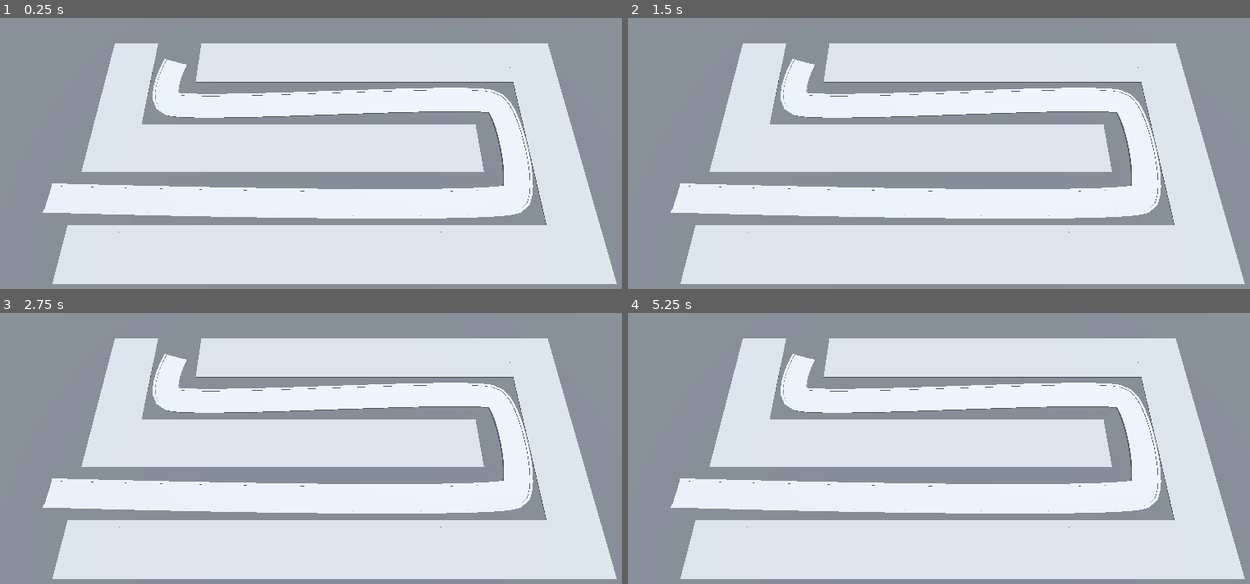
Above: before the commit, frames 1-4 (two rows, left to right).
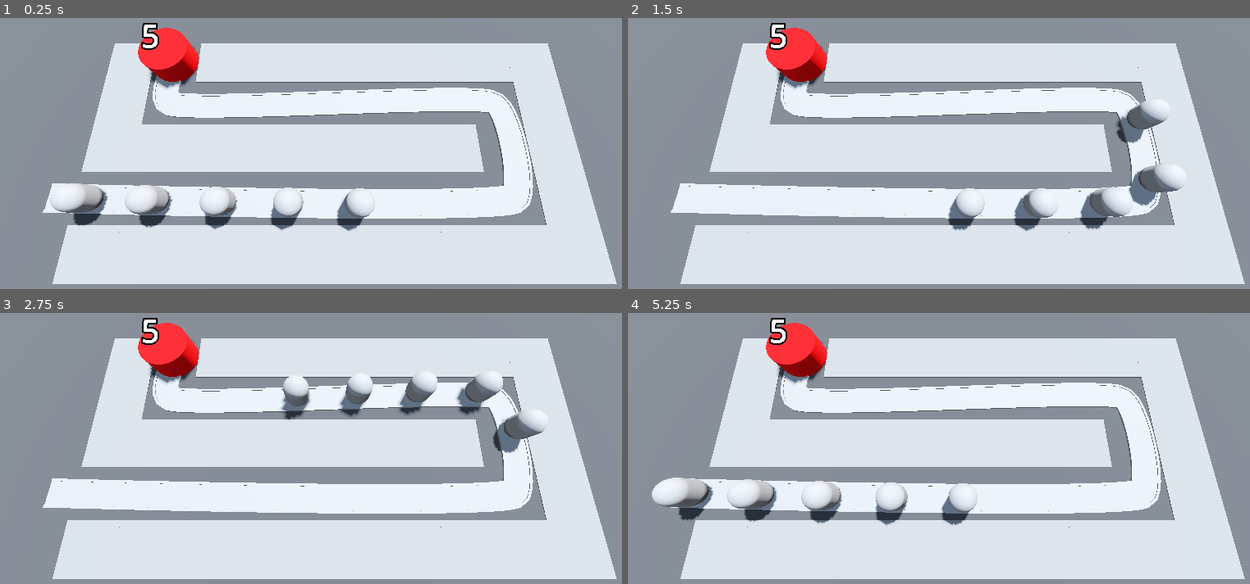
Above: after the commit, the same moments.

Repository: mauricioaraldi/godot-barbara-the-barbarian
Game: Godot game, scene res://base_level.tscn
Two runs of this game, one before a commit and one after it. Both use one fixed random seed, a clock stepped at 60 frames per second and the inputs below. Before the commit the project starts from res://scenes/base_level.tscn.
Inputs (mouse positions are in pixels of both pictures, inside the frame that each line leads up to):
- Up to frame 1 (0.25 s): no input
- Up to frame 2 (1.5 s): move the mouse to (1094, 129) at 0.52 s; move the mouse to (814, 164) at 1.27 s
- Up to frame 3 (2.75 s): move the mouse to (385, 361) at 2.02 s
- Up to frame 4 (5.25 s): move the mouse to (914, 516) at 2.77 s; move the mouse to (1144, 497) at 3.52 s; move the mouse to (752, 386) at 4.27 s; move the mouse to (982, 443) at 5.02 s

The runs differ from the first frame. In frame 1, 4.1% of the frame differs, in the area x 8-61%, y 1-79%; in frame 2, 4.6%, in the area x 22-90%, y 1-79%; in frame 3, 4.6%; in frame 4, 4.4%.

Commit message:
Adding raycast to detect click

Diff:
--- /dev/null
+++ b/base/base.gd
@@ -0,0 +1,20 @@
+extends Node3D
+
+var threshold_health_danger: float = 5
+
+@export var health: float = 5:
+	set(health_in):
+		health = health_in
+		label_3d.text = str(health_in)
+		label_3d.modulate = Color.RED.lerp(Color.WHITE, health / threshold_health_danger)
+
+		if health_in < 1:
+			get_tree().reload_current_scene()
+
+@onready var label_3d: Label3D = $Label3D
+
+func _ready() -> void:
+	label_3d.text = str(health)
+
+func take_damage() -> void:
+	health -= 1;
--- /dev/null
+++ b/base/base.tscn
@@ -0,0 +1,21 @@
+[gd_scene load_steps=3 format=3 uid="uid://87l0q1hoeafb"]
+
+[ext_resource type="Script" path="res://base/base.gd" id="1_wq880"]
+
+[sub_resource type="StandardMaterial3D" id="StandardMaterial3D_u8x7f"]
+albedo_color = Color(0.886275, 0, 0.0196078, 1)
+
+[node name="Base" type="Node3D" groups=["base"]]
+script = ExtResource("1_wq880")
+
+[node name="CSGCylinder3D" type="CSGCylinder3D" parent="."]
+radius = 2.0
+height = 4.0
+sides = 32
+material = SubResource("StandardMaterial3D_u8x7f")
+
+[node name="Label3D" type="Label3D" parent="."]
+transform = Transform3D(1, 0, 0, 0, 1, 0, 0, 0, 1, 0, 3.5, 0)
+billboard = 1
+font_size = 500
+outline_size = 100
--- a/scenes/base_level.tscn
+++ b/base_level.tscn
@@ -1,6 +1,8 @@
-[gd_scene load_steps=7 format=3 uid="uid://o3f783ule25h"]
+[gd_scene load_steps=9 format=3 uid="uid://o3f783ule25h"]
 
-[ext_resource type="MeshLibrary" uid="uid://d3xv6n6ejjrb0" path="res://mesh_libs/SpaceLibrary.tres" id="1_126oi"]
+[ext_resource type="MeshLibrary" uid="uid://d3xv6n6ejjrb0" path="res://mesh_libs/SpaceLibrary.tres" id="1_7gj5o"]
+[ext_resource type="PackedScene" uid="uid://creme711erfih" path="res://enemy/enemy.tscn" id="2_w78v8"]
+[ext_resource type="PackedScene" uid="uid://87l0q1hoeafb" path="res://base/base.tscn" id="3_llol0"]
 
 [sub_resource type="ProceduralSkyMaterial" id="ProceduralSkyMaterial_pdqu4"]
 sky_horizon_color = Color(0.64625, 0.65575, 0.67075, 1)
@@ -34,16 +36,16 @@
 [node name="WorldEnvironment" type="WorldEnvironment" parent="."]
 environment = SubResource("Environment_hqo40")
 
+[node name="Camera3D" type="Camera3D" parent="."]
+transform = Transform3D(1, 0, 0, 0, 0.258819, 0.965926, 0, -0.965926, 0.258819, -5, 19, -5)
+
 [node name="CSGBox3D" type="CSGBox3D" parent="."]
 transform = Transform3D(1, 0, 0, 0, 1, 0, 0, 0, 1, 0, -1, 0)
 size = Vector3(100, 2, 100)
 material = SubResource("StandardMaterial3D_oy6fq")
 
-[node name="Camera3D" type="Camera3D" parent="CSGBox3D"]
-transform = Transform3D(1, 0, 0, 0, 0.258819, 0.965926, 0, -0.965926, 0.258819, -5, 20, -5)
-
 [node name="GridMap" type="GridMap" parent="."]
-mesh_library = ExtResource("1_126oi")
+mesh_library = ExtResource("1_7gj5o")
 cell_size = Vector3(4, 0.1, 4)
 cell_center_y = false
 data = {
@@ -91,3 +93,25 @@
 path_continuous_u = true
 path_u_distance = 1.0
 path_joined = false
+
+[node name="Enemy" parent="Path3D" instance=ExtResource("2_w78v8")]
+transform = Transform3D(-4.37111e-08, 0, -0.999993, 0, 1, 0, 0.999993, 0, -4.37111e-08, -26, 0, -6)
+
+[node name="Enemy2" parent="Path3D" instance=ExtResource("2_w78v8")]
+transform = Transform3D(-0.0240077, 0, -0.999705, 0, 1, 0, 0.999705, 0, -0.0240077, -21.0018, 0, -5.87097)
+progress = 5.0
+
+[node name="Enemy3" parent="Path3D" instance=ExtResource("2_w78v8")]
+transform = Transform3D(-0.0206489, 0, -0.99978, 0, 1, 0, 0.99978, 0, -0.0206489, -16.003, 0, -5.7592)
+progress = 10.0
+
+[node name="Enemy4" parent="Path3D" instance=ExtResource("2_w78v8")]
+transform = Transform3D(-0.0166664, 0, -0.999854, 0, 1, 0, 0.999854, 0, -0.0166664, -11.0038, 0, -5.66552)
+progress = 15.0
+
+[node name="Enemy5" parent="Path3D" instance=ExtResource("2_w78v8")]
+transform = Transform3D(-0.0112952, 0, -0.999929, 0, 1, 0, 0.999929, 0, -0.0112952, -6.0043, 0, -5.59481)
+progress = 20.0
+
+[node name="Base" parent="." instance=ExtResource("3_llol0")]
+transform = Transform3D(1, 0, 0, 0, 1, 0, 0, 0, 1, -18, 0, -18)
--- /dev/null
+++ b/enemy/enemy.gd
@@ -0,0 +1,12 @@
+extends PathFollow3D
+
+@export var speed: float = 15
+
+@onready var base = get_tree().get_first_node_in_group("base")
+
+func _process(delta: float) -> void:
+	progress += delta * speed
+
+	if progress_ratio == 1:
+		base.take_damage()
+		queue_free()
--- /dev/null
+++ b/enemy/enemy.tscn
@@ -0,0 +1,16 @@
+[gd_scene load_steps=3 format=3 uid="uid://creme711erfih"]
+
+[ext_resource type="Script" path="res://enemy/enemy.gd" id="1_aa62n"]
+
+[sub_resource type="CapsuleMesh" id="CapsuleMesh_yqdde"]
+radius = 1.0
+height = 3.0
+
+[node name="Enemy" type="PathFollow3D"]
+transform = Transform3D(0.999993, 0, 0, 0, 1, 0, 0, 0, 0.999993, 0, 0, 0)
+loop = false
+script = ExtResource("1_aa62n")
+
+[node name="MeshInstance3D" type="MeshInstance3D" parent="."]
+transform = Transform3D(1, 0, 0, 0, 1, 0, 0, 0, 1, 0, 1.5, 0)
+mesh = SubResource("CapsuleMesh_yqdde")
--- a/project.godot
+++ b/project.godot
@@ -11,6 +11,10 @@
 [application]
 
 config/name="Barbara the barbarian"
-run/main_scene="res://scenes/base_level.tscn"
+run/main_scene="res://base_level.tscn"
 config/features=PackedStringArray("4.3", "Forward Plus")
 config/icon="res://icon.svg"
+
+[global_group]
+
+base=""
--- /dev/null
+++ b/ray_picker_camera/ray_picker_camera.gd
@@ -0,0 +1,9 @@
+extends Camera3D
+
+@onready var ray_cast_3d: RayCast3D = $RayCast3D
+
+
+func _process(delta: float) -> void:
+	var mouse_position: Vector2 = get_viewport().get_mouse_position()
+	ray_cast_3d.target_position = project_local_ray_normal(mouse_position) * 100
+	ray_cast_3d.force_raycast_update()
--- /dev/null
+++ b/ray_picker_camera/ray_picker_camera.tscn
@@ -0,0 +1,9 @@
+[gd_scene load_steps=2 format=3 uid="uid://birt2gxpv0uxu"]
+
+[ext_resource type="Script" path="res://ray_picker_camera/ray_picker_camera.gd" id="1_hqgfx"]
+
+[node name="RayPickerCamera" type="Camera3D"]
+transform = Transform3D(1, 0, 0, 0, 0.258819, 0.965926, 0, -0.965926, 0.258819, -5, 19, -5)
+script = ExtResource("1_hqgfx")
+
+[node name="RayCast3D" type="RayCast3D" parent="."]
Not shown: 4 places in mesh_libs/SpaceLibrary.tres that only renumber resources
